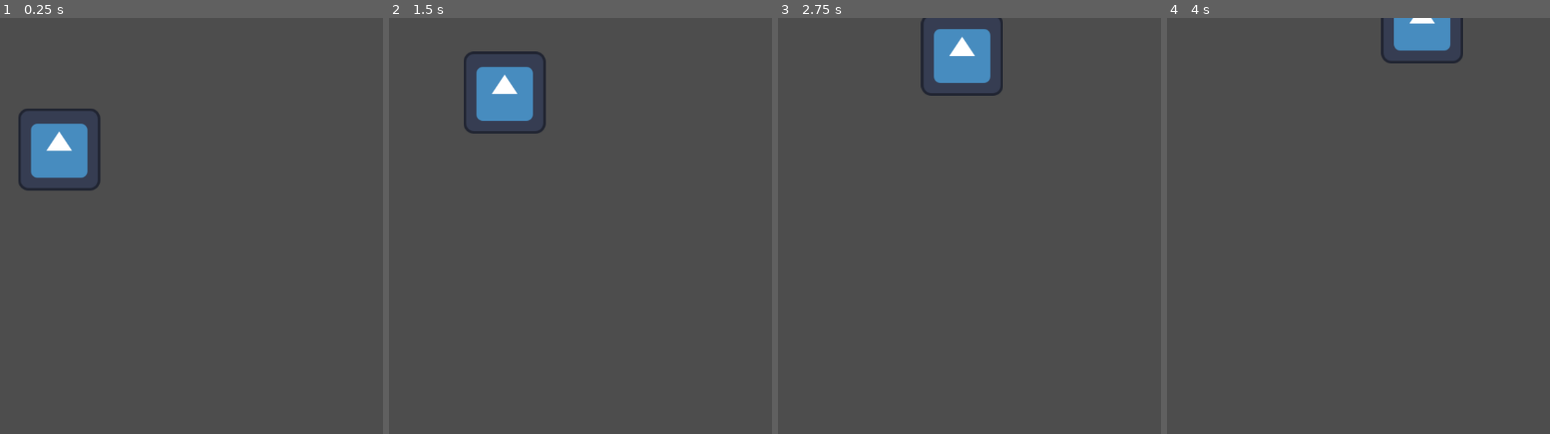
Above: before the commit, frames 1-4 (left to right).
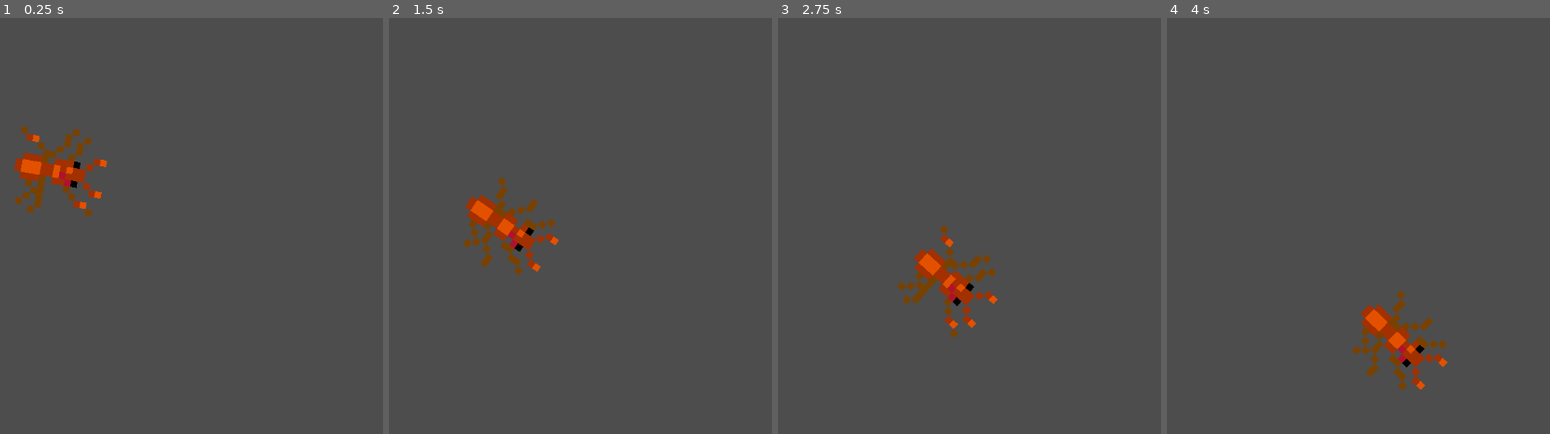
Above: after the commit, the same moments.

Repository: pmaitland/GGJ2026
Game: Godot game, scene res://scenes/main.tscn
The game is run twice, just before and just after one commit, with the same random seed, the same clock (stepped at 60 frames per second) and the same inputs. The engine's default icon, where the game draws it, is replaced by a stand-in: a white triangle on a blue panel in a dark square.
Inputs:
- Up to frame 1 (0.25 s): no input
- Up to frame 2 (1.5 s): no input
- Up to frame 3 (2.75 s): no input
- Up to frame 4 (4 s): no input

The runs differ from the first frame. In frame 1, 3.4% of the frame differs, in the area x 3-29%, y 21-48%; in frame 2, 4.5%, in the area x 19-45%, y 8-62%; in frame 3, 4.3%; in frame 4, 3.5%.

Commit message:
Animated Ant Walking (#5)
* ant does the walk

* remove area2d from ant

Diff:
--- a/mask/project.godot
+++ b/mask/project.godot
@@ -25,4 +25,5 @@
 
 [rendering]
 
+textures/canvas_textures/default_texture_filter=0
 rendering_device/driver.windows="d3d12"
--- a/mask/scenes/ant.tscn
+++ b/mask/scenes/ant.tscn
@@ -1,20 +1,21 @@
 [gd_scene format=3 uid="uid://dq8kaxvg6oe0"]
 
 [ext_resource type="Script" uid="uid://c4ktuv2iigjrv" path="res://scripts/ant.gd" id="1_4guct"]
-[ext_resource type="Texture2D" uid="uid://cnfytrl0jhugb" path="res://icon.svg" id="2_acg2n"]
+[ext_resource type="SpriteFrames" uid="uid://cq7pnvkyufk5g" path="res://sprites/basic_ant.tres" id="2_4guct"]
 
 [sub_resource type="CircleShape2D" id="CircleShape2D_8svqu"]
-radius = 61.0
+radius = 70.256676
 
 [node name="Ant" type="RigidBody2D" unique_id=567423736]
 gravity_scale = 0.0
 lock_rotation = true
 script = ExtResource("1_4guct")
 
-[node name="Sprite2D" type="Sprite2D" parent="." unique_id=2087930844]
-texture = ExtResource("2_acg2n")
+[node name="AnimatedSprite2D" type="AnimatedSprite2D" parent="." unique_id=1203413574]
+rotation = 1.5707964
+scale = Vector2(10, 10)
+sprite_frames = ExtResource("2_4guct")
+autoplay = "default"
 
-[node name="Area2D" type="Area2D" parent="." unique_id=415214999]
-
-[node name="CollisionShape2D" type="CollisionShape2D" parent="Area2D" unique_id=1769478541]
+[node name="CollisionShape2D" type="CollisionShape2D" parent="." unique_id=1769478541]
 shape = SubResource("CircleShape2D_8svqu")
--- a/mask/scripts/ant.gd
+++ b/mask/scripts/ant.gd
@@ -4,18 +4,25 @@
 
 @export var health = 100
 var speed = BASE_SPEED
+var rotation_speed = 1
+@onready var animation = $AnimatedSprite2D
 
 var target: Vector2  # where ant wants to go
 
 
 func _ready() -> void:
-	AStar.init(100, 50, Vector2(49, 0))
+	AStar.init(100, 200, Vector2(99, 199))
 	target = _find_target()
 
 
 func _physics_process(delta: float) -> void:
 	target = _find_target()
-	var motion = (target - position).normalized() * delta * speed
+	var target_direction = (target - position).normalized()
+	var motion = target_direction * delta * speed
+	var target_angle = target_direction.angle()
+	# Smoothly rotate towards the target angle
+	rotation = lerp_angle(rotation, target_angle, rotation_speed * delta)
+
 	print(position, target)
 	move_and_collide(motion)
 
--- /dev/null
+++ b/mask/sprites/basic_ant.tres
@@ -0,0 +1,39 @@
+[gd_resource type="SpriteFrames" format=3 uid="uid://cq7pnvkyufk5g"]
+
+[ext_resource type="Texture2D" uid="uid://cb6y1f2ti3a66" path="res://sprites/basic_ant.png" id="1_ot3wn"]
+
+[sub_resource type="AtlasTexture" id="AtlasTexture_rxfdt"]
+atlas = ExtResource("1_ot3wn")
+region = Rect2(0, 0, 16, 16)
+
+[sub_resource type="AtlasTexture" id="AtlasTexture_mjf7t"]
+atlas = ExtResource("1_ot3wn")
+region = Rect2(16, 0, 16, 16)
+
+[sub_resource type="AtlasTexture" id="AtlasTexture_a4drq"]
+atlas = ExtResource("1_ot3wn")
+region = Rect2(32, 0, 16, 16)
+
+[sub_resource type="AtlasTexture" id="AtlasTexture_5wayp"]
+atlas = ExtResource("1_ot3wn")
+region = Rect2(48, 0, 16, 16)
+
+[resource]
+animations = [{
+"frames": [{
+"duration": 1.0,
+"texture": SubResource("AtlasTexture_rxfdt")
+}, {
+"duration": 1.0,
+"texture": SubResource("AtlasTexture_mjf7t")
+}, {
+"duration": 1.0,
+"texture": SubResource("AtlasTexture_a4drq")
+}, {
+"duration": 1.0,
+"texture": SubResource("AtlasTexture_5wayp")
+}],
+"loop": true,
+"name": &"default",
+"speed": 5.0
+}]
Not shown, added: mask/sprites/basic_ant.png.import
